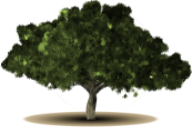
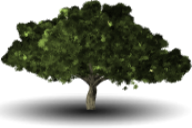
Layer changes from the first 192x128 image to the second:
painted on "Layer 1" over 0, 0, 192, 120
added layer "SH" (90%) above "Shadow" over 0, 93, 191, 128
hid "Shadow", opacity 100% → 75%, painted on it over 3, 0, 178, 128
